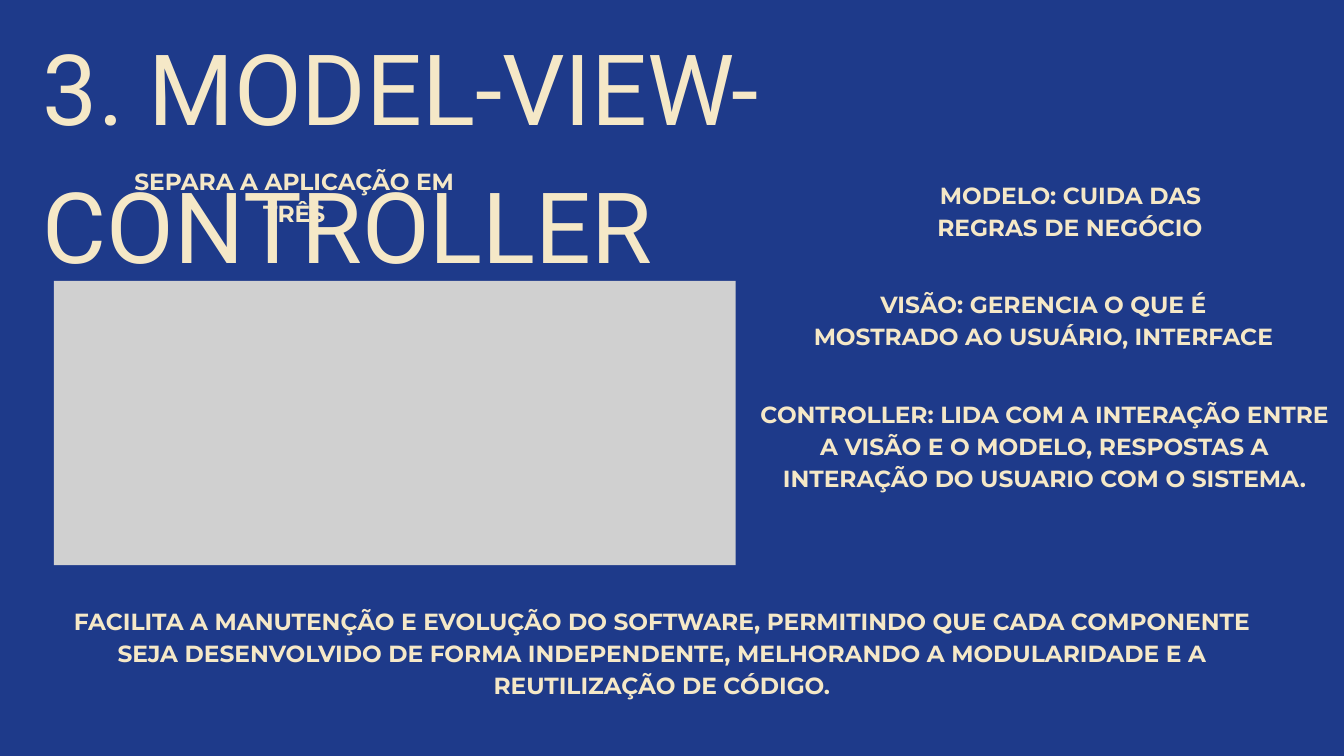
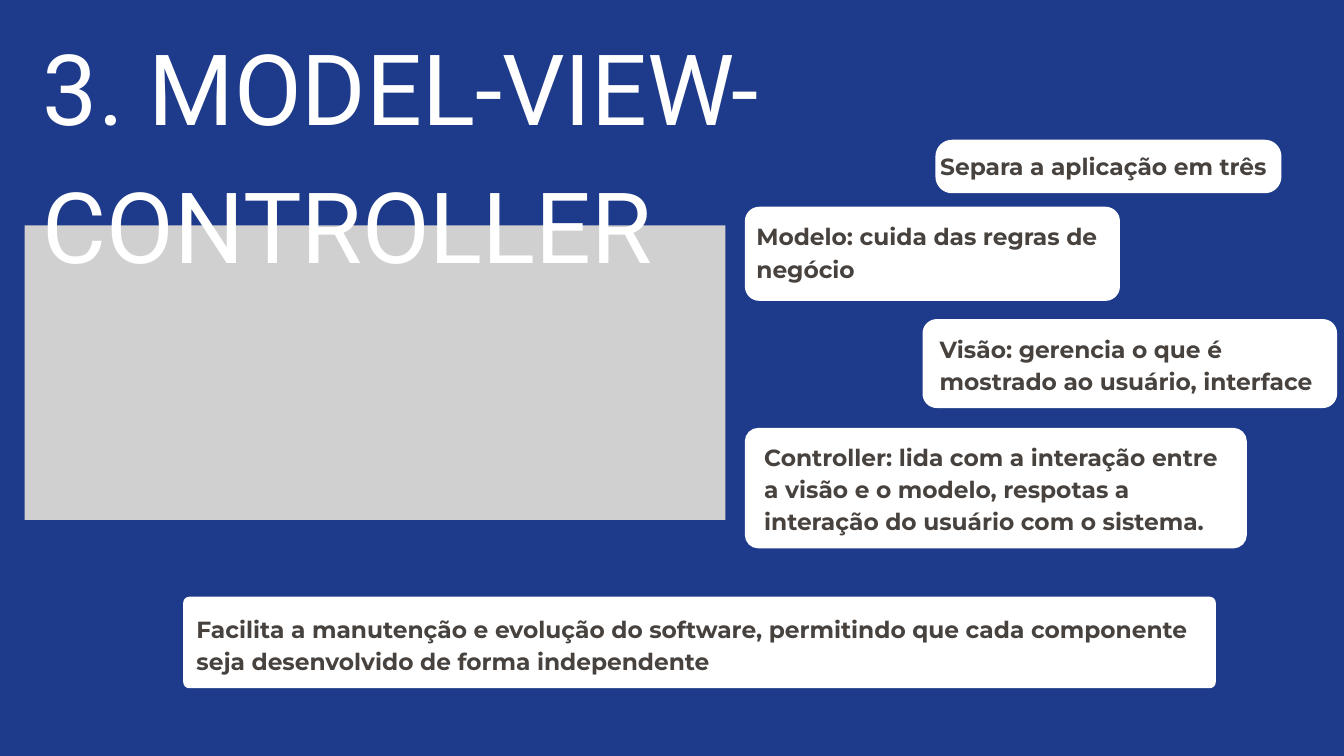
Before and after one commit to Liche008/Eng-Soft2-Grupo2, a slide deck: slide 9 of Apresentacao.pptx. Drawn at 1344x756 pixels with LibreOffice and Linux fonts; fonts in the diff are those of the drawing; grey boxes stand for pictures. Boxes give left, top, right and bottom in pixels: in the first picture for what was removed or moved away, otherwise in the second. Text is boxed around its words. In the diff, an @@ line names an element or a change of style, - is before the commit and + after.

```diff
--- a/Apresentacao.pptx
+++ b/Apresentacao.pptx
@@ text "3. MODEL-VIEW-CONTROLLER" at (43, 54, 759, 264): text colour #F5E8C7 to #FFFFFF @@
@@ freeform shape added at (935, 140, 1282, 194), fill #FFFFFF @@
@@ text at (940, 156, 1267, 180): text changed; text colour #F5E8C7 to #47423E @@
-SEPARA A APLICAÇÃO EM TRÊS
+Separa a aplicação em três
@@ freeform shape added at (745, 207, 1120, 301), fill #FFFFFF @@
@@ text removed at (940, 187, 1201, 205) @@
-MODELO: CUIDA DAS
@@ picture: place and size @@
-picture at (54, 281, 736, 565)
+picture at (25, 226, 726, 520)
@@ text at (756, 226, 1097, 283): text changed; text colour #F5E8C7 to #47423E @@
-REGRAS DE NEGÓCIO
+Modelo: cuida das regras de negócio
@@ freeform shape added at (923, 319, 1337, 408), fill #FFFFFF @@
@@ text at (940, 339, 1312, 394): text changed; text colour #F5E8C7 to #47423E @@
-VISÃO: GERENCIA O QUE É MOSTRADO AO USUÁRIO, INTERFACE
+Visão: gerencia o que é mostrado ao usuário, interface
@@ freeform shape added at (745, 428, 1247, 548), fill #FFFFFF @@
@@ text at (764, 447, 1217, 536): text changed; text colour #F5E8C7 to #47423E @@
-CONTROLLER: LIDA COM A INTERAÇÃO ENTRE A VISÃO E O MODELO, RESPOSTAS A INTERAÇÃO DO USUARIO COM O SISTEMA.
+Controller: lida com a interação entre a visão e o modelo, respotas a interação do usuário com o sistema.
@@ freeform shape added at (183, 597, 1216, 688), fill #FFFFFF @@
@@ text at (196, 619, 1187, 675): text changed; text colour #F5E8C7 to #47423E @@
-FACILITA A MANUTENÇÃO E EVOLUÇÃO DO SOFTWARE, PERMITINDO QUE CADA COMPONENTE SEJA DESENVOLVIDO DE FORMA INDEPENDENTE, MELHORANDO A MODULARIDADE E A REUTILIZAÇÃO DE CÓDIGO.
+Facilita a manutenção e evolução do software, permitindo que cada componente seja desenvolvido de forma independente
```
Also in this commit, not shown: 10 other slides changed, 7 slides added, 7 slides removed.
